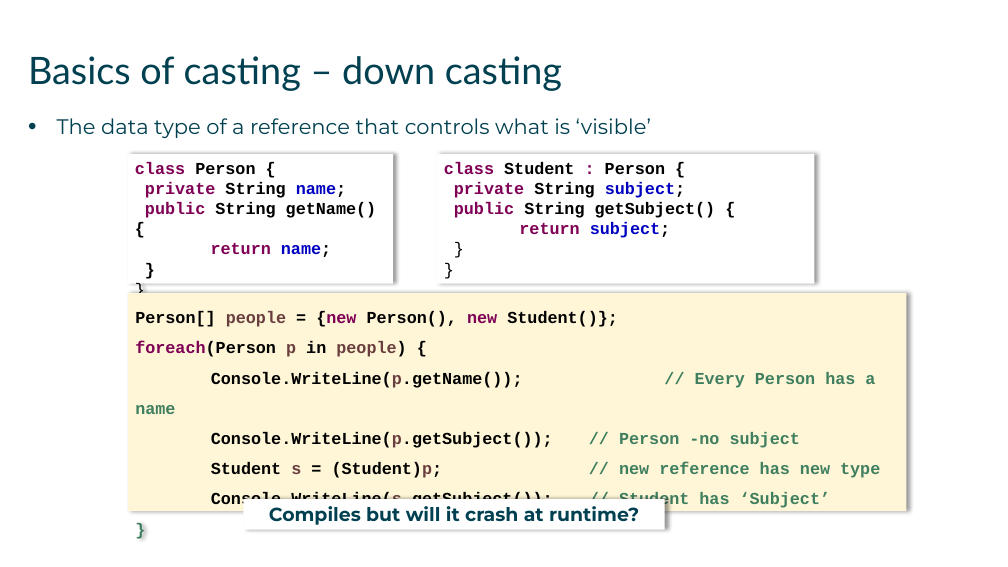
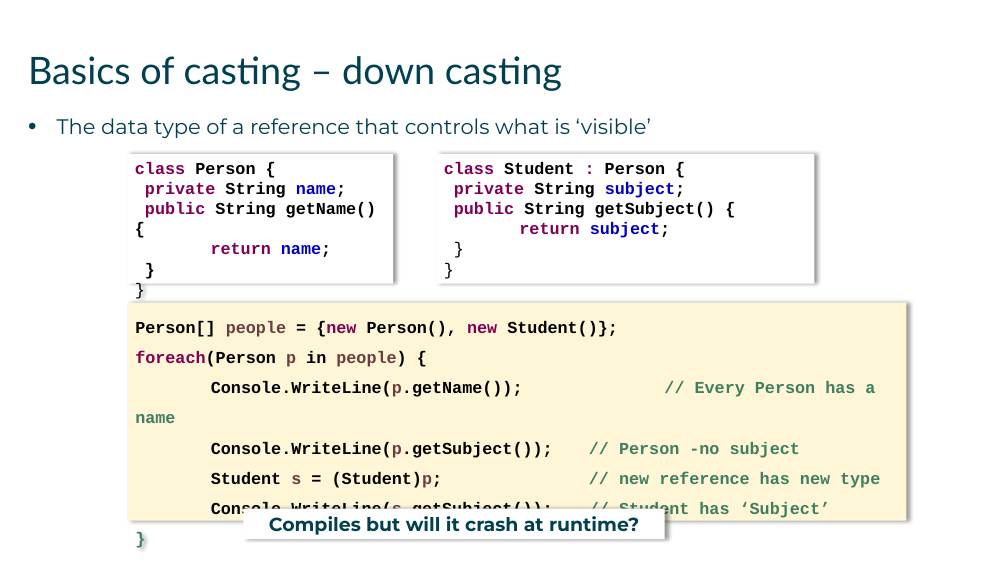
Before and after one commit to mikebaradaran/csharp, a slide deck: slide 11 of 08-Polymorphism.pptx. Drawn at 1008x567 pixels with LibreOffice and Linux fonts; fonts in the diff are those of the drawing. Boxes give left, top, right and bottom in pixels: in the first picture for what was removed or moved away, otherwise in the second. Text is boxed around its words. In the diff, an @@ line names an element or a change of style, - is before the commit and + after.

```diff
--- a/08-Polymorphism.pptx
+++ b/08-Polymorphism.pptx
@@ rectangle "Person[] people = {new Person(), ...": place and size @@
-rectangle "Person[] people = {new Person(), ..." at (128,293,907,512)
+rectangle "Person[] people = {new Person(), ..." at (128,302,907,521)
@@ rectangle "Compiles but will it crash ...": place and size @@
-rectangle "Compiles but will it crash ..." at (243,499,665,529)
+rectangle "Compiles but will it crash ..." at (243,509,665,539)
```
Also in this commit, not shown: 2 other slides changed, 1 slide added, 1 other file.
